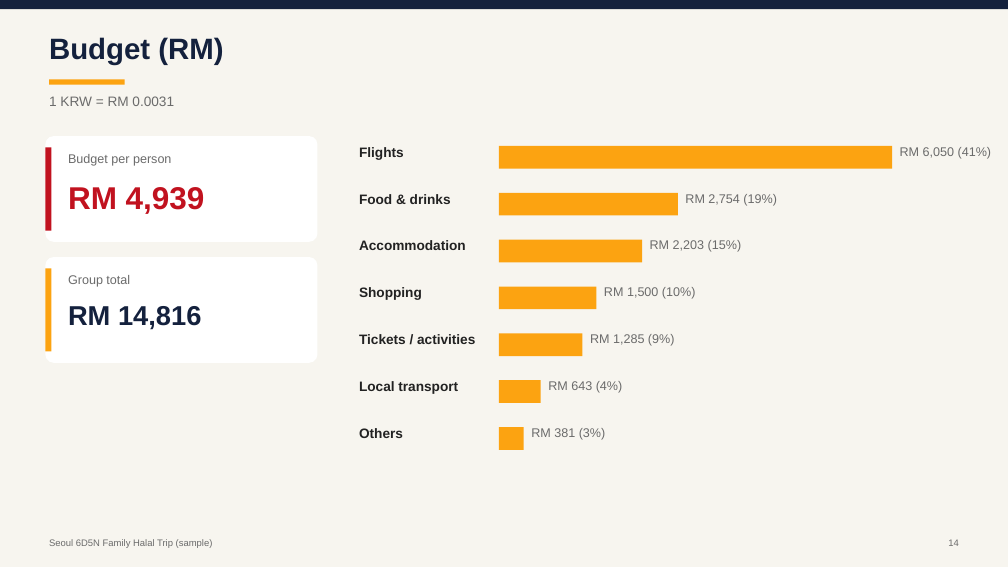
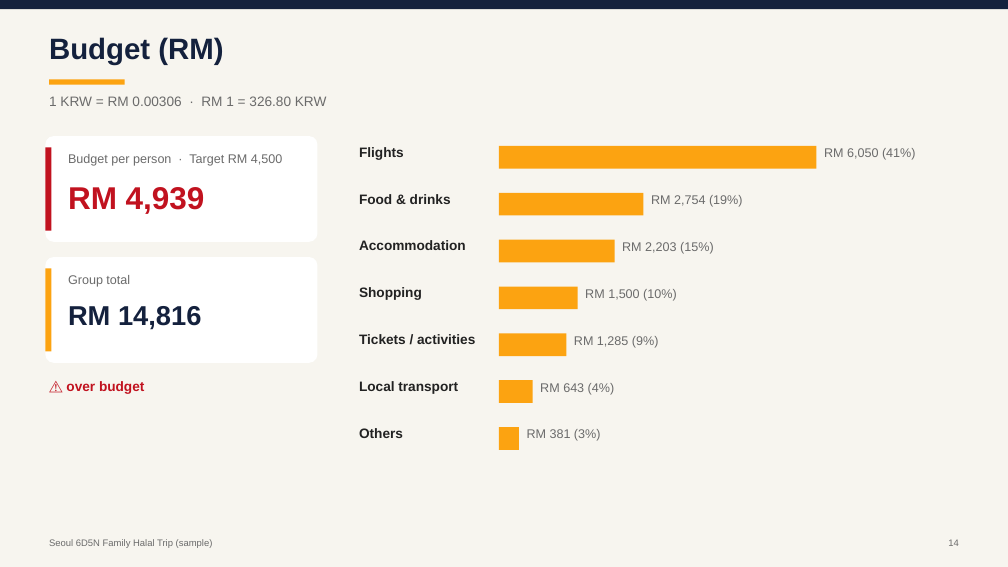
Before and after one commit to willietengg/malaysian-travel, a slide deck: slide 14 of examples/Seoul-6D-family-halal-sample.pptx. Drawn at 1008x567 pixels with LibreOffice and Linux fonts; fonts in the diff are those of the drawing. Boxes give left, top, right and bottom in pixels: in the first picture for what was removed or moved away, otherwise in the second. Text is boxed around its words. In the diff, an @@ line names an element or a change of style, - is before the commit and + after.

```diff
--- a/examples/Seoul-6D-family-halal-sample.pptx
+++ b/examples/Seoul-6D-family-halal-sample.pptx
@@ text at (x1=49, y1=96, x2=327, y2=106): text changed @@
-1 KRW = RM 0.0031
+1 KRW = RM 0.00306 · RM 1 = 326.80 KRW
@@ rectangle resized from (x1=499, y1=146, x2=892, y2=169) to (x1=499, y1=146, x2=817, y2=169) @@
@@ text "RM 6,050 (41%)" moved from (x1=900, y1=147, x2=992, y2=159) to (x1=824, y1=148, x2=916, y2=160) @@
@@ text at (x1=68, y1=154, x2=282, y2=166): text changed @@
-Budget per person
+Budget per person · Target RM 4,500
@@ rectangle resized from (x1=499, y1=193, x2=678, y2=216) to (x1=499, y1=193, x2=644, y2=216) @@
@@ text "RM 2,754 (19%)" moved from (x1=685, y1=194, x2=777, y2=206) to (x1=651, y1=195, x2=743, y2=207) @@
@@ text "RM 2,203 (15%)" moved from (x1=650, y1=240, x2=742, y2=252) to (x1=622, y1=242, x2=714, y2=254) @@
@@ rectangle resized from (x1=499, y1=240, x2=642, y2=262) to (x1=499, y1=240, x2=615, y2=262) @@
@@ rectangle resized from (x1=499, y1=287, x2=597, y2=309) to (x1=499, y1=287, x2=578, y2=309) @@
@@ text "RM 1,500 (10%)" moved from (x1=604, y1=287, x2=696, y2=299) to (x1=585, y1=289, x2=677, y2=301) @@
@@ text "RM 1,285 (9%)" moved from (x1=590, y1=334, x2=675, y2=346) to (x1=574, y1=336, x2=659, y2=348) @@
@@ rectangle resized from (x1=499, y1=333, x2=582, y2=356) to (x1=499, y1=333, x2=566, y2=356) @@
@@ text added at (x1=66, y1=381, x2=144, y2=394), 13 pt, text #C1121F, bold @@
+⚠️ over budget
@@ rectangle resized from (x1=499, y1=380, x2=541, y2=403) to (x1=499, y1=380, x2=533, y2=403) @@
@@ text "RM 643 (4%)" moved from (x1=548, y1=381, x2=623, y2=393) to (x1=540, y1=383, x2=615, y2=395) @@
@@ rectangle resized from (x1=499, y1=427, x2=524, y2=450) to (x1=499, y1=427, x2=519, y2=450) @@
@@ text "RM 381 (3%)" moved from (x1=531, y1=428, x2=606, y2=440) to (x1=527, y1=429, x2=601, y2=441) @@
```
Also in this commit, not shown: 13 other slides changed, 1 slide added, 1 slide removed, 24 other files.
